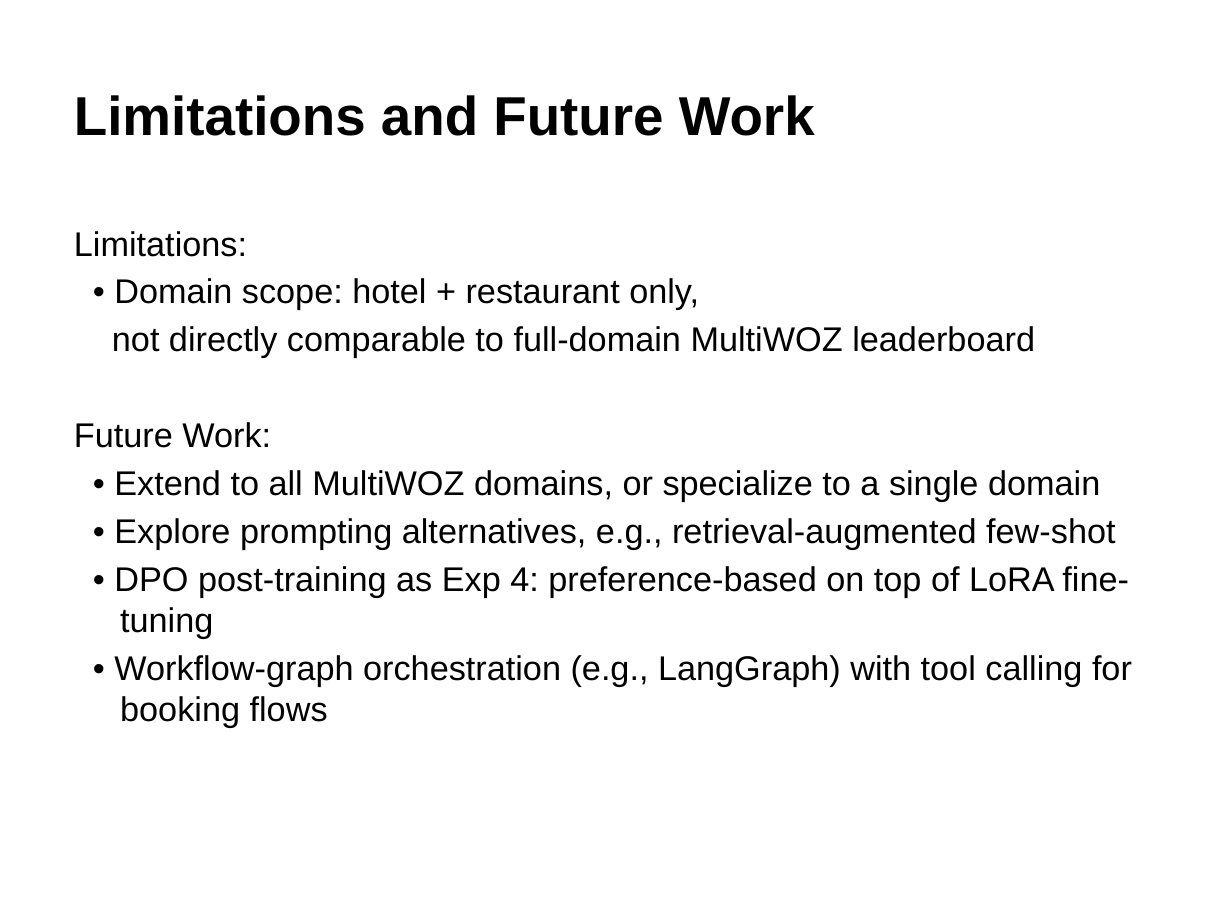
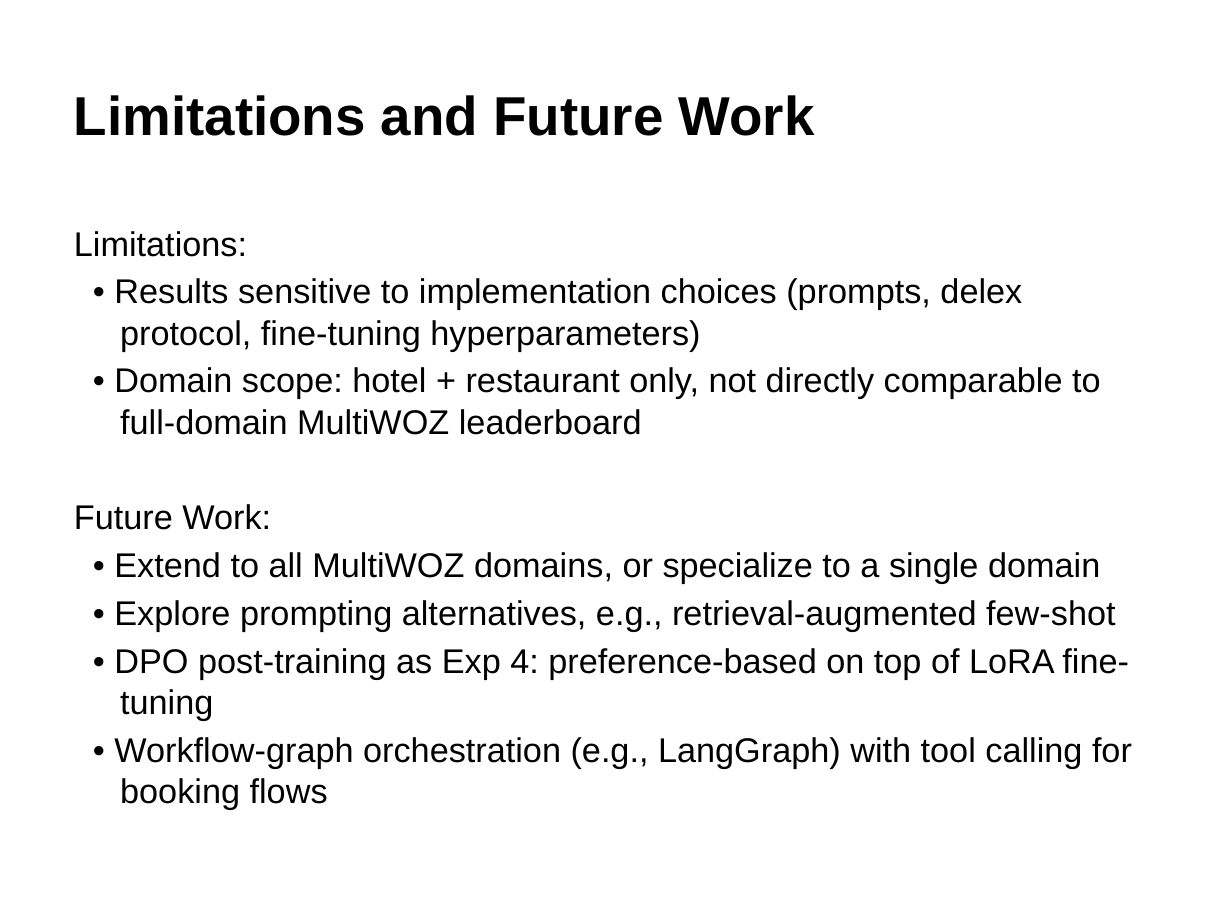
Before and after one commit to GiX007/mlp4cs, a slide deck: slide 17 of docs/presentation.pptx. Drawn at 1232x924 pixels with LibreOffice and Linux fonts; fonts in the diff are those of the drawing. Boxes give left, top, right and bottom in pixels: in the first picture for what was removed or moved away, otherwise in the second. Text is boxed around its words. In the diff, an @@ line names an element or a change of style, - is before the commit and + after.

Commit message:
Update presentation

```diff
--- a/docs/presentation.pptx
+++ b/docs/presentation.pptx
@@ text at (114, 278, 1101, 435): text changed @@
-• Domain scope: hotel + restaurant only,
-not directly comparable to full-domain MultiWOZ leaderboard
+• Results sensitive to implementation choices (prompts, delex protocol, fine-tuning hyperparameters)
+• Domain scope: hotel + restaurant only, not directly comparable to full-domain MultiWOZ leaderboard
```
